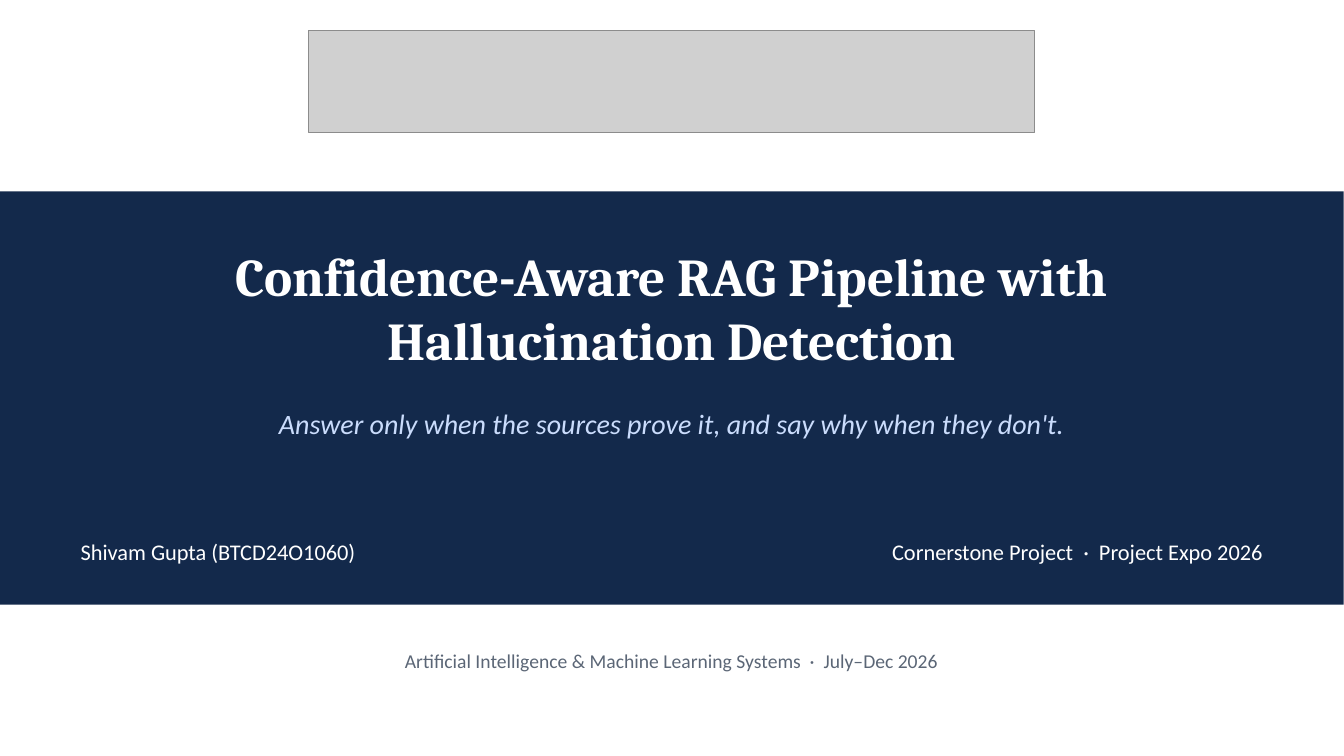
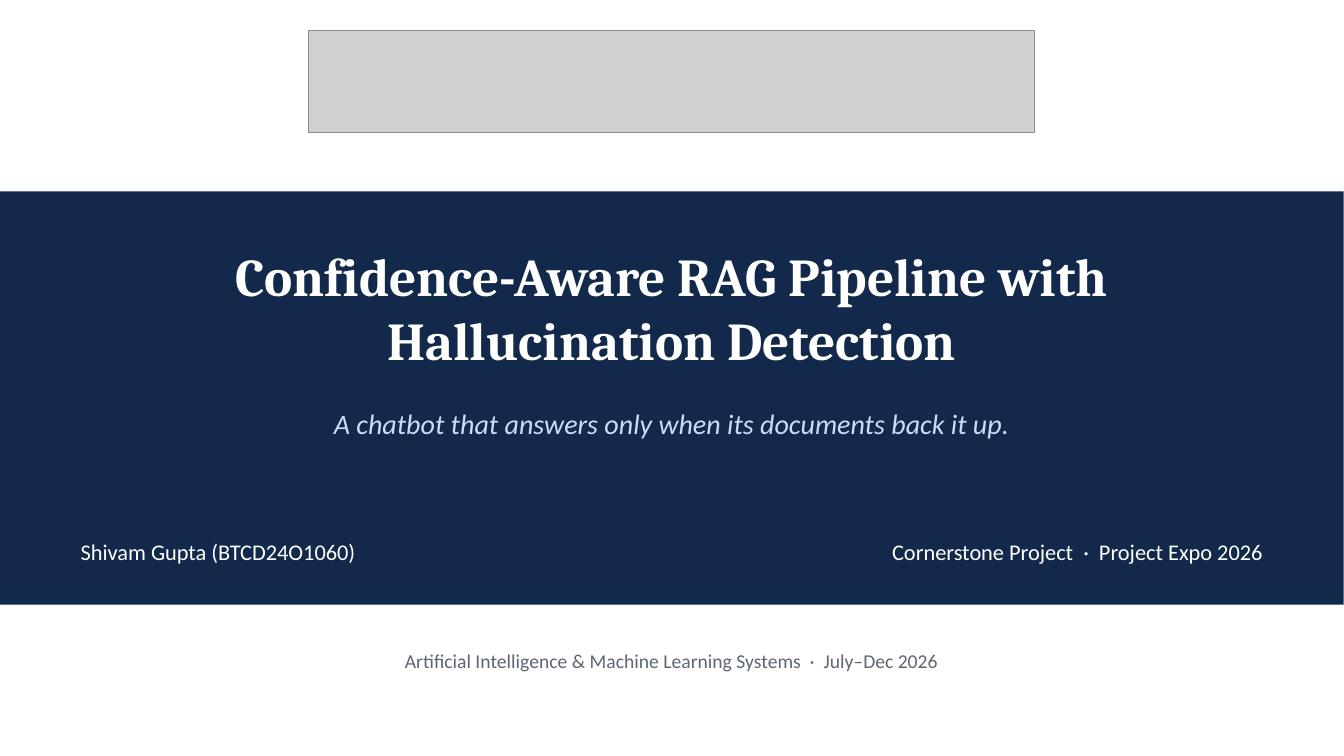
Before and after one commit to Sumwanyuno/confidence-aware-rag, a slide deck: slide 1 of reports/expo/Expo_Presentation.pptx. Drawn at 1344x756 pixels with LibreOffice and Linux fonts; fonts in the diff are those of the drawing; grey boxes stand for pictures. Boxes give left, top, right and bottom in pixels: in the first picture for what was removed or moved away, otherwise in the second. Text is boxed around its words. In the diff, an @@ line names an element or a change of style, - is before the commit and + after.

```diff
--- a/reports/expo/Expo_Presentation.pptx
+++ b/reports/expo/Expo_Presentation.pptx
@@ text at bbox=[334, 414, 1009, 439]: text changed @@
-Answer only when the sources prove it, and say why when they don't.
+A chatbot that answers only when its documents back it up.
```
Also in this commit, not shown: 9 other slides changed, 7 slides added, 6 slides removed, 1 other file.
